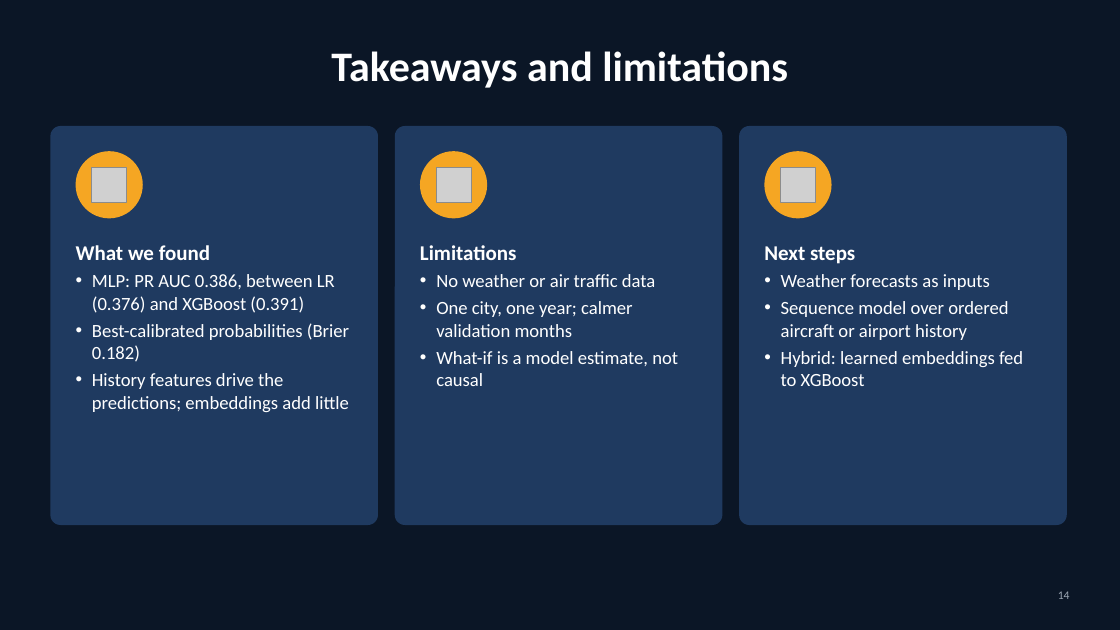
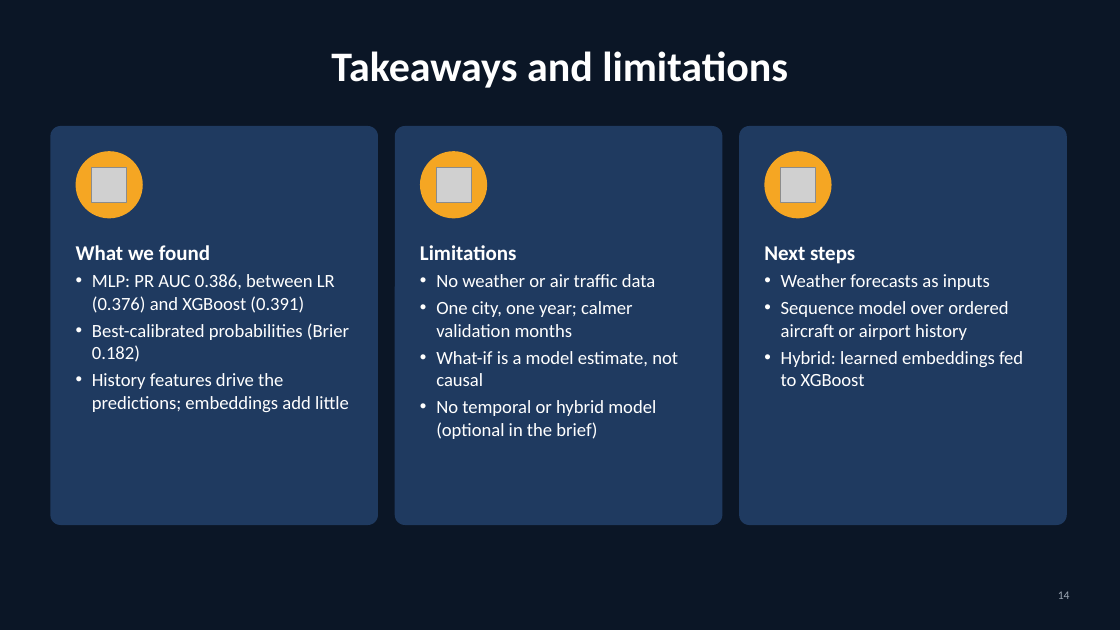
Before and after one commit to mayank-pillai-99/flight-delay-prediction, a slide deck: slide 14 of phase2/presentation/flight_delay_dl_presentation.pptx. Drawn at 1120x630 pixels with LibreOffice and Linux fonts; fonts in the diff are those of the drawing; grey boxes stand for pictures. Boxes give left, top, right and bottom in pixels: in the first picture for what was removed or moved away, otherwise in the second. Text is boxed around its words. In the diff, an @@ line names an element or a change of style, - is before the commit and + after.

```diff
--- a/phase2/presentation/flight_delay_dl_presentation.pptx
+++ b/phase2/presentation/flight_delay_dl_presentation.pptx
@@ text at <box>436,400,656,439</box>: paragraph added @@
+• No temporal or hybrid model (optional in the brief)
```
Also in this commit, not shown: 6 other slides changed, 1 other file.
